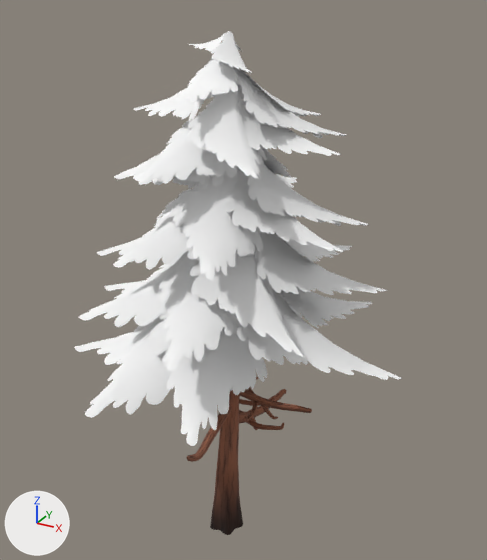
Before and after pictures for a commit that changed the glTF model public/models/Pine_1.glb.
Both versions are drawn from a camera (50 mm lens) standing at (4.22, -7.11, 7.57) and looking at (0.02, 0.53, 3.75). Arrows for +X, +Y and +Z are at lower left; the lights stay in place. The picture after the commit comes second.

In view in the first picture: 'Pine_1'.
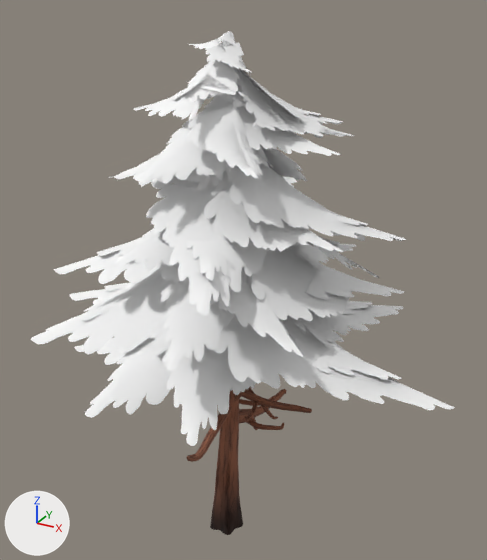
Changed parts and their boxes (x1, y1, x2, y2) in the pictures (487 x 560 px):
'LOD1', added
    after: (31, 33, 455, 530)
    faces in mat_leaves_pine: (31, 33, 455, 410)
    faces in mat_bark_normaltree: (194, 394, 309, 530)

Edits to the bpy script that builds the scene:
```text
Add me_lod1:
    me_lod1.from_pydata(...)  # 704 vertices, 889 faces; spans x -2.96..3.23, y -1.88..2.94, z -0.24..7.11
    # faces by material slot: [553, 336]
    me_lod1.materials.append(mat_bark_normaltree)
    me_lod1.materials.append(mat_leaves_pine)
Add ob_lod1:
    ob_lod1 = bpy.data.objects.new('LOD1', me_lod1)
    ob_lod1.location = (0.0, 0.0, 0.0)
```
